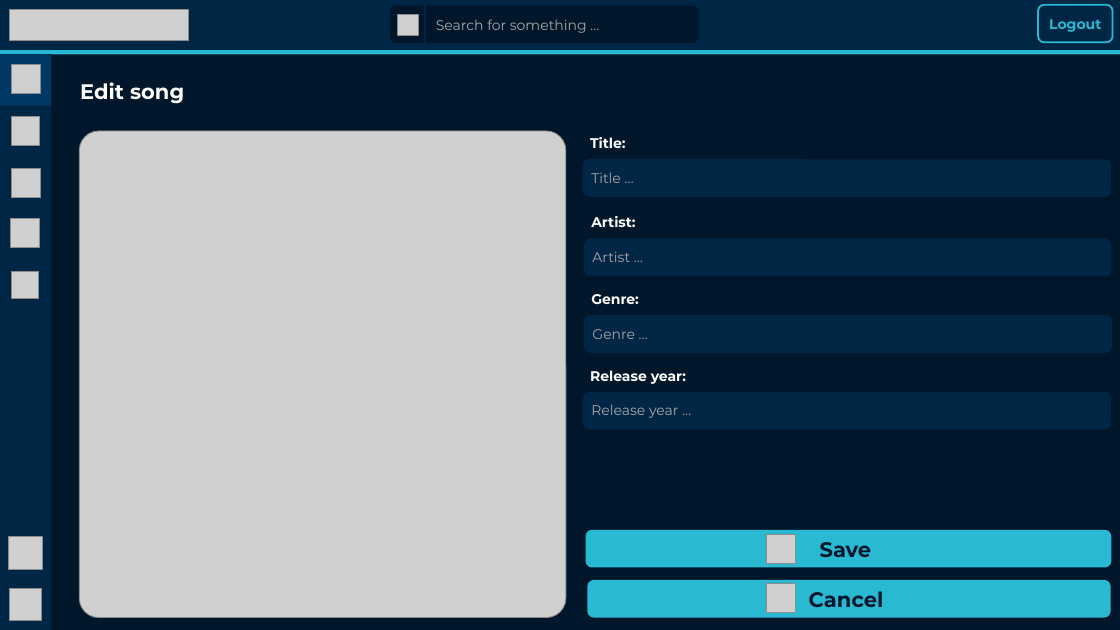
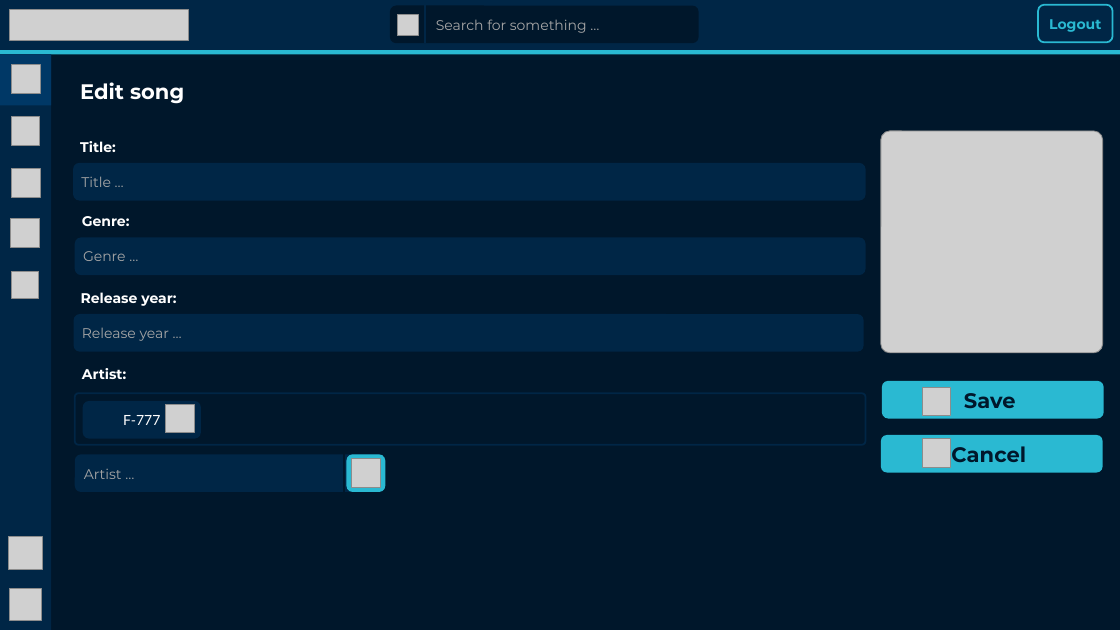
Before and after one commit to julianamschwand/SonicWave, a slide deck: slide 7 of mockups/SonicWaveMockup.pptx. Drawn at 1120x630 pixels with LibreOffice and Linux fonts; fonts in the diff are those of the drawing; grey boxes stand for pictures. Boxes give left, top, right and bottom in pixels: in the first picture for what was removed or moved away, otherwise in the second. Text is boxed around its words. In the diff, an @@ line names an element or a change of style, - is before the commit and + after.

```diff
--- a/mockups/SonicWaveMockup.pptx
+++ b/mockups/SonicWaveMockup.pptx
@@ text in rectangle at [0, 0, 1120, 630]: text removed @@
-§
@@ text "Title:": place and size @@
-text "Title:" at [590, 137, 626, 148]
+text "Title:" at [80, 141, 116, 152]
@@ picture: place and size @@
-picture at [79, 131, 565, 618]
+picture at [881, 131, 1103, 353]
@@ text "Title …": place and size @@
-text "Title …" at [591, 172, 621, 183]
+text "Title …" at [81, 176, 111, 187]
@@ rounded rectangle: place and size @@
-rounded rectangle at [583, 160, 1112, 197]
+rounded rectangle at [73, 163, 865, 201]
@@ text "Genre:": place and size @@
-text "Genre:" at [591, 294, 639, 304]
+text "Genre:" at [82, 216, 130, 226]
@@ rounded rectangle: place and size @@
-rounded rectangle at [584, 315, 1112, 353]
+rounded rectangle at [75, 238, 865, 276]
@@ text "Genre …": place and size @@
-text "Genre …" at [592, 329, 635, 339]
+text "Genre …" at [83, 251, 126, 261]
@@ text "Release year:": place and size @@
-text "Release year:" at [590, 370, 686, 384]
+text "Release year:" at [81, 292, 176, 306]
@@ text "Release year …": place and size @@
-text "Release year …" at [591, 404, 678, 418]
+text "Release year …" at [82, 328, 169, 341]
@@ rounded rectangle: place and size @@
-rounded rectangle at [583, 392, 1112, 429]
+rounded rectangle at [74, 314, 865, 352]
@@ text "Artist:": place and size @@
-text "Artist:" at [591, 216, 635, 227]
+text "Artist:" at [82, 368, 126, 379]
@@ rounded rectangle "Save": place and size @@
-rounded rectangle "Save" at [586, 530, 1112, 568]
+rounded rectangle "Save" at [882, 381, 1104, 418]
@@ picture: place and size @@
-picture at [766, 534, 795, 563]
+picture at [923, 387, 951, 416]
@@ rounded rectangle: place and size @@
-rounded rectangle at [584, 239, 1111, 276]
+rounded rectangle at [75, 393, 865, 444]
@@ rounded rectangle at [75, 393, 865, 444]: fill #002646 to none; outline none to #002646 1.5 pt; proportions changed @@
@@ rounded rectangle added at [82, 401, 201, 439], fill #002646, 12 pt, text #FFFFFF @@
+F-777
@@ picture added at [166, 404, 194, 433] @@
@@ rounded rectangle "Cancel": place and size @@
-rounded rectangle "Cancel" at [587, 580, 1111, 618]
+rounded rectangle "Cancel" at [881, 435, 1103, 473]
@@ picture: place and size @@
-picture at [766, 583, 795, 612]
+picture at [923, 439, 951, 467]
@@ rounded rectangle added at [75, 455, 383, 492], fill #002646 @@
@@ text "Artist …": place and size @@
-text "Artist …" at [592, 251, 630, 262]
+text "Artist …" at [84, 469, 122, 479]
@@ line added from (344, 453) to (344, 492), #00172B 1.5 pt @@
@@ rounded rectangle added at [346, 455, 385, 492], fill #2AB9D2 @@
@@ picture added at [351, 459, 380, 487] @@
```
Also in this commit, not shown: 6 other files.
